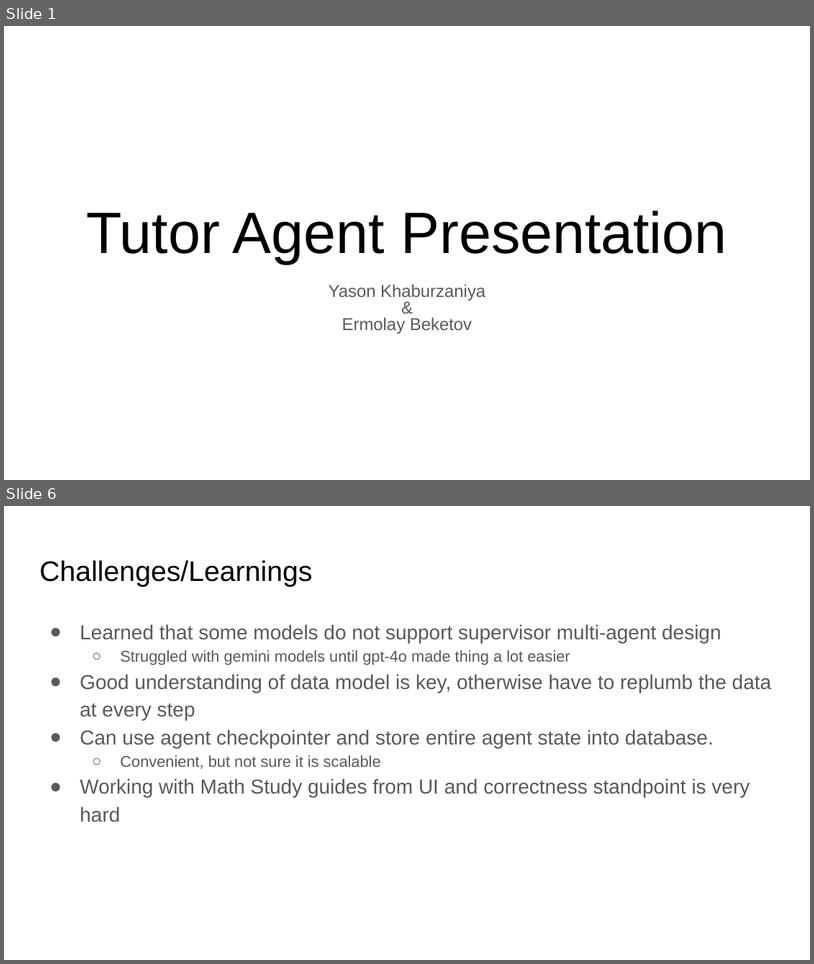
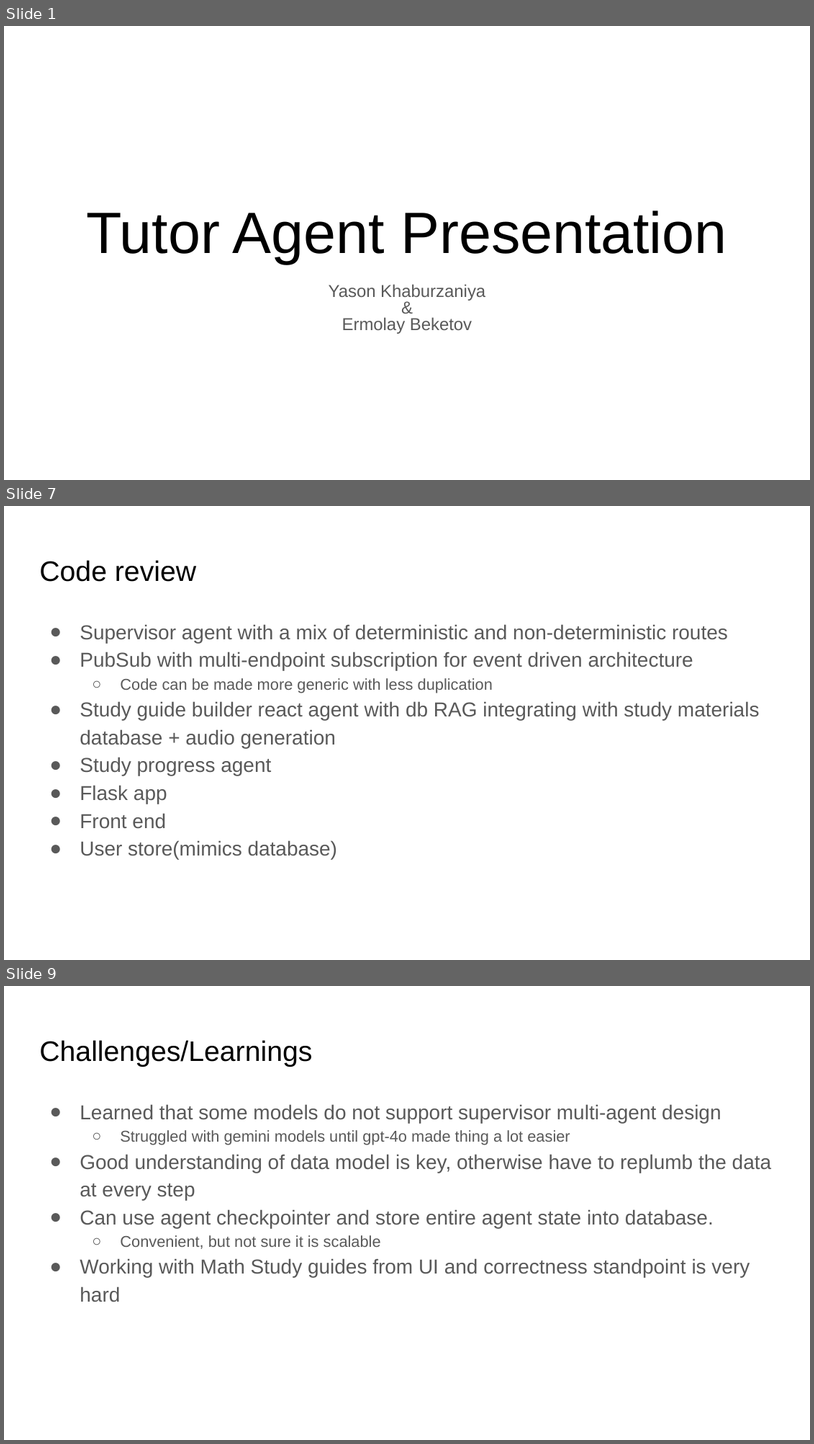
Before and after one commit to breba-hackathon/tutor, a slide deck: presentation/Tutor Agent Presentation.pptx. Shown one above the other, each under a label of ours: slides 1 and 6 before the commit, slides 1, 7 and 9 after it; the slides between them are not shown. The pictures are 814x964 and 814x1444 pixels, drawn with LibreOffice and Linux fonts; fonts in the diff are those of the drawing. Boxes give left, top, right and bottom in pixels: in the first picture for what was removed or moved away, otherwise in the second. Text is boxed around its words. In the diff, an @@ line names an element or a change of style, - is before the commit and + after.

```diff
--- a/presentation/Tutor Agent Presentation.pptx
+++ b/presentation/Tutor Agent Presentation.pptx
@@ slide 7 added at (x1=4, y1=506, x2=810, y2=960), background #FFFFFF @@
@@ title added at (x1=39, y1=560, x2=196, y2=582), 25.2 pt, text #000000 @@
+Code review
@@ text added at (x1=80, y1=624, x2=760, y2=859), 18 pt, text #595959 @@
+● Supervisor agent with a mix of deterministic and non-deterministic routes
+● PubSub with multi-endpoint subscription for event driven architecture
+  ○ Code can be made more generic with less duplication
+● Study guide builder react agent with db RAG integrating with study materials database + audio generation
+● Study progress agent
+● Flask app
+● Front end
+● User store(mimics database)
@@ what was slide 6 is now slide 9 @@
```
Also in this commit, not shown: 4 slides changed, 2 other slides added, 1 slide removed.
